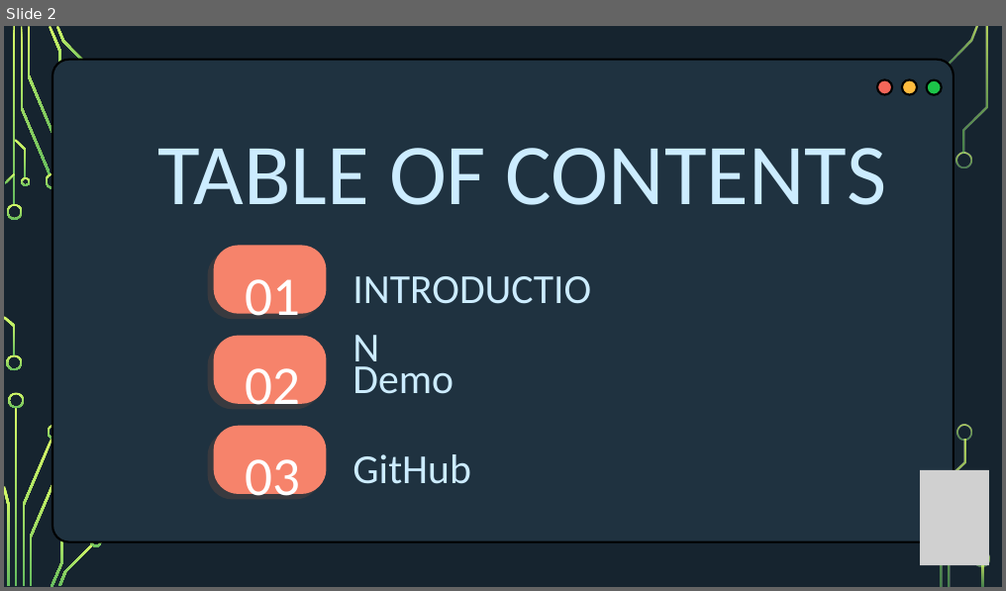
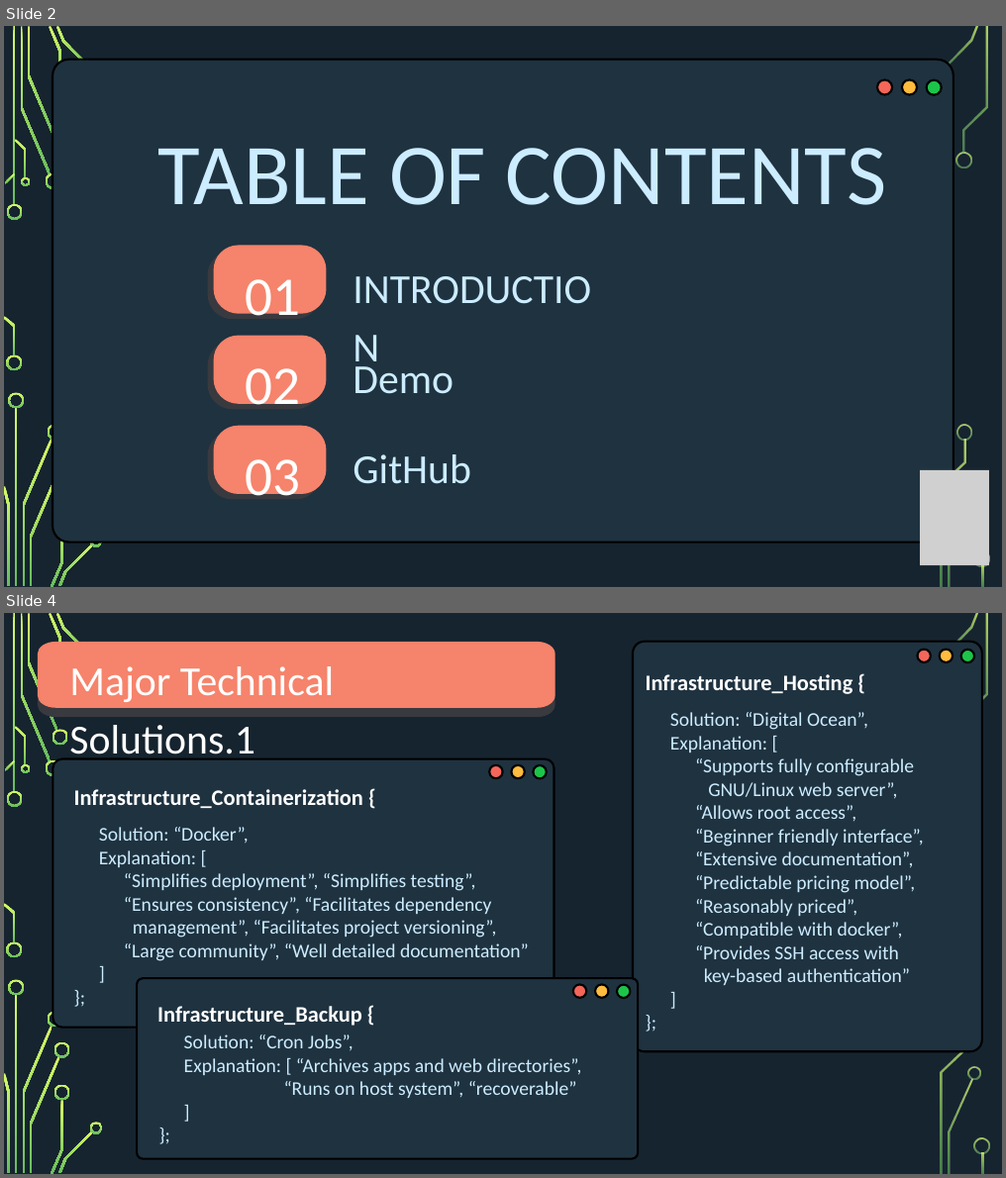
Before and after one commit to kayyza/UNIX-FinalProject, a slide deck: Documentation/UnixPresentation.pptx. Shown one above the other, each under a label of ours: slide 2 before the commit, slides 2 and 4 after it; the slides between them are not shown. The pictures are 1006x591 and 1006x1178 pixels, drawn with LibreOffice and Linux fonts; fonts in the diff are those of the drawing; grey boxes stand for pictures; background and template pictures are left out. Boxes give left, top, right and bottom in pixels: in the first picture for what was removed or moved away, otherwise in the second. Text is boxed around its words. In the diff, an @@ line names an element or a change of style, - is before the commit and + after.

```diff
--- a/Documentation/UnixPresentation.pptx
+++ b/Documentation/UnixPresentation.pptx
@@ slide 4 added at (4, 613, 1002, 1174), background picture (left out); not listed: 30 template elements that a slide beside it also shows @@
@@ freeform shape added at (38, 642, 554, 708), fill #F6836B @@
@@ rounded rectangle added at (633, 642, 982, 1053), fill #1F3240, outline #000000 3 pt @@
@@ freeform shape added at (38, 651, 554, 717), fill #393A3F @@
@@ text added at (69, 666, 334, 760), 59.6 pt, text #FFFFFF @@
+Major Technical Solutions.1
@@ freeform shape added at (87, 653, 101, 664), fill gradient #D8FC68 to #66BD5F @@
@@ ellipse added at (917, 649, 931, 663), fill #F46659, outline #000000 3 pt @@
@@ ellipse added at (939, 649, 952, 663), fill #FFBC3E, outline #000000 3 pt @@
@@ ellipse added at (961, 650, 974, 663), fill #1CC549, outline #000000 3 pt @@
@@ text added at (646, 674, 853, 694), 32 pt, text #FFFFFF, bold @@
+Infrastructure_Hosting {
@@ text added at (670, 712, 924, 985), 28 pt, text #CCECFF @@
+Solution: “Digital Ocean”,
+Explanation: [
+“Supports fully configurable
+GNU/Linux web server”,
+“Allows root access”,
+“Beginner friendly interface”,
+“Extensive documentation”,
+“Predictable pricing model”,
+“Reasonably priced”,
+“Compatible with docker”,
+“Provides SSH access with
+key-based authentication”
+]
+};
@@ rounded rectangle added at (53, 760, 553, 1028), fill #1F3240, outline #000000 3 pt @@
@@ text added at (74, 789, 363, 808), 32 pt, text #FFFFFF, bold @@
+Infrastructure_Containerization {
@@ ellipse added at (489, 765, 503, 778), fill #F46659, outline #000000 3 pt @@
@@ ellipse added at (512, 765, 525, 778), fill #FFBC3E, outline #000000 3 pt @@
@@ ellipse added at (533, 765, 547, 778), fill #1CC549, outline #000000 3 pt @@
@@ text added at (99, 827, 529, 961), 28 pt, text #CCECFF @@
+Solution: “Docker”,
+Explanation: [
+“Simplifies deployment”, “Simplifies testing”,
+“Ensures consistency”, “Facilitates dependency
+management”, “Facilitates project versioning”,
+“Large community”, “Well detailed documentation”
+]
+};
@@ rounded rectangle added at (137, 978, 638, 1159), fill #1F3240, outline #000000 3 pt @@
@@ ellipse added at (573, 984, 587, 998), fill #F46659, outline #000000 3 pt @@
@@ ellipse added at (595, 984, 609, 998), fill #FFBC3E, outline #000000 3 pt @@
@@ ellipse added at (617, 984, 631, 998), fill #1CC549, outline #000000 3 pt @@
@@ text added at (157, 1006, 362, 1026), 32 pt, text #FFFFFF, bold @@
+Infrastructure_Backup {
@@ freeform shape added at (54, 1043, 70, 1059), fill gradient #D8FC68 to #66BD5F @@
@@ text added at (184, 1035, 582, 1098), 28 pt, text #CCECFF @@
+Solution: “Cron Jobs”,
+Explanation: [ “Archives apps and web directories”,
+“Runs on host system”, “recoverable”
+]
+};
@@ freeform shape added at (54, 1085, 70, 1100), fill gradient #D8FC68 to #66BD5F @@
```
Also in this commit, not shown: 2 slides changed, 8 other slides added, 2 slides removed.
